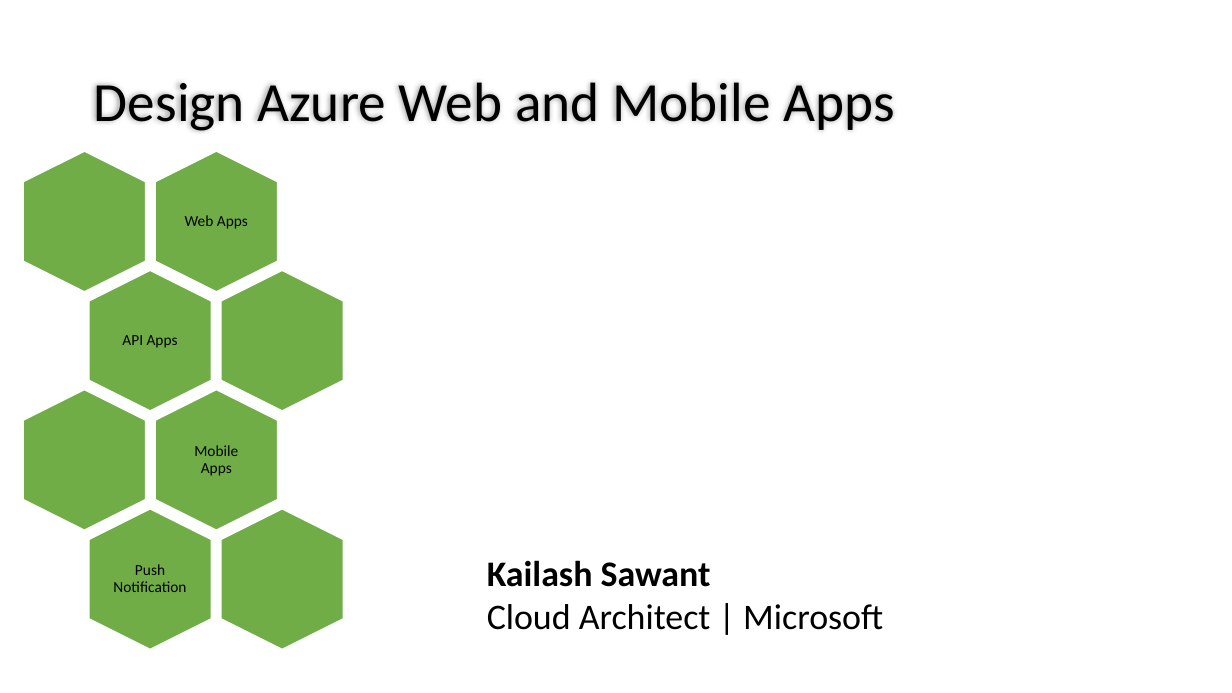
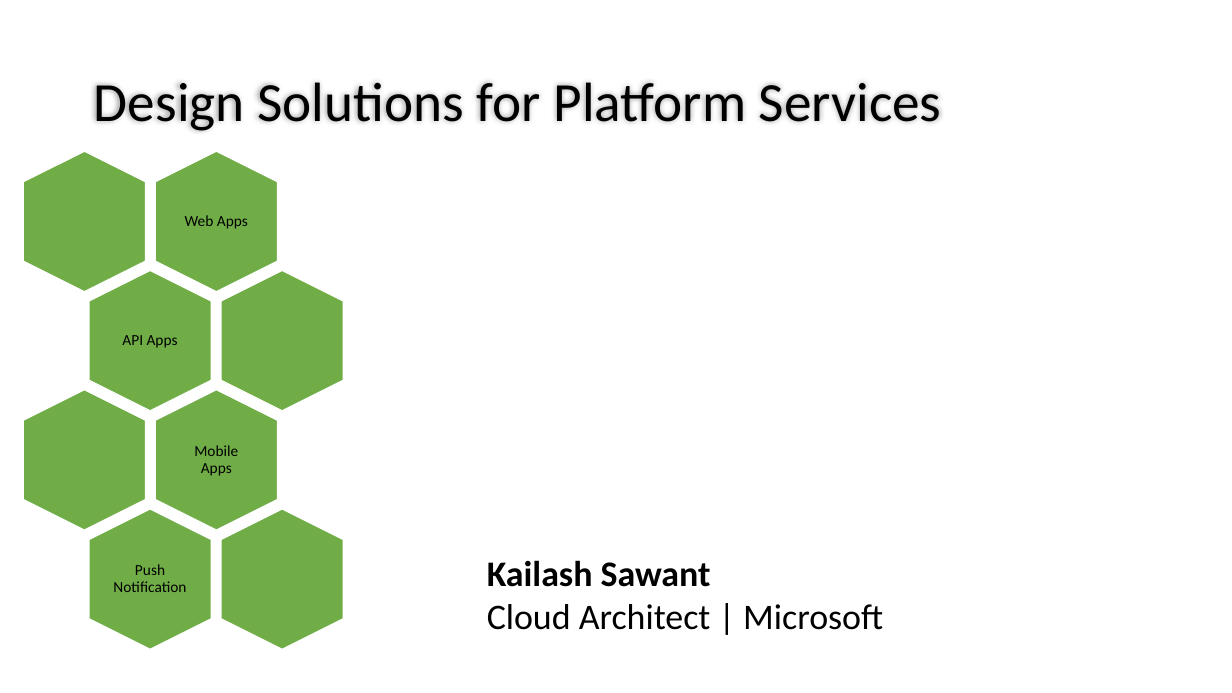
Before and after one commit to guruskill/70-535, a slide deck: slide 1 of Presentations/2018-01-NYC/70-535_05-Design_Solutions-by-using-Platform-Services-Part(2).pptx. Drawn at 1232x693 pixels with LibreOffice and Linux fonts; fonts in the diff are those of the drawing. Boxes give left, top, right and bottom in pixels: in the first picture for what was removed or moved away, otherwise in the second. Text is boxed around its words. In the diff, an @@ line names an element or a change of style, - is before the commit and + after.

```diff
--- a/Presentations/2018-01-NYC/70-535_05-Design_Solutions-by-using-Platform-Services-Part(2).pptx
+++ b/Presentations/2018-01-NYC/70-535_05-Design_Solutions-by-using-Platform-Services-Part(2).pptx
@@ title at [94, 82, 942, 131]: text changed @@
-Design Azure Web and Mobile Apps
+Design Solutions for Platform Services
```
Also in this commit, not shown: 1 other slide changed, 1 slide removed, 2 other files.
